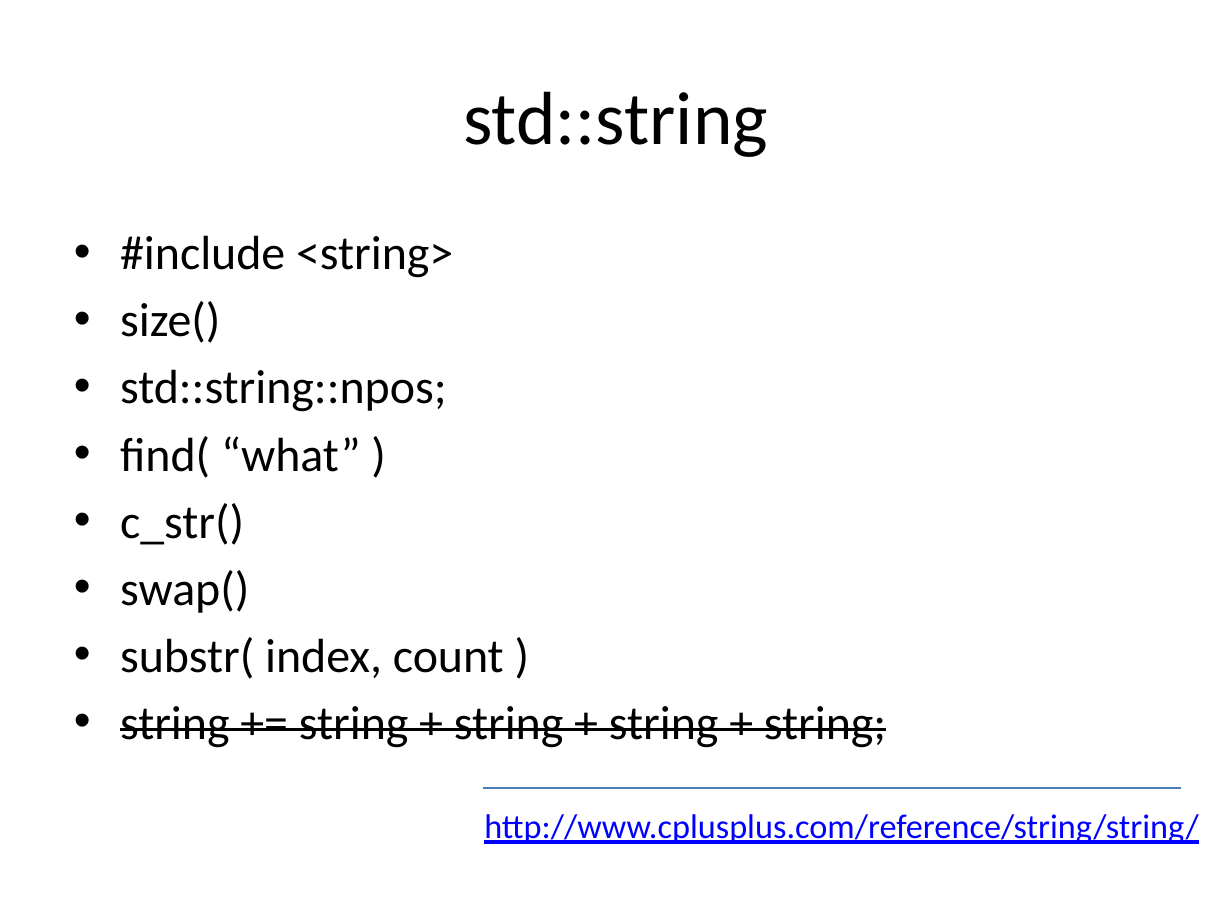
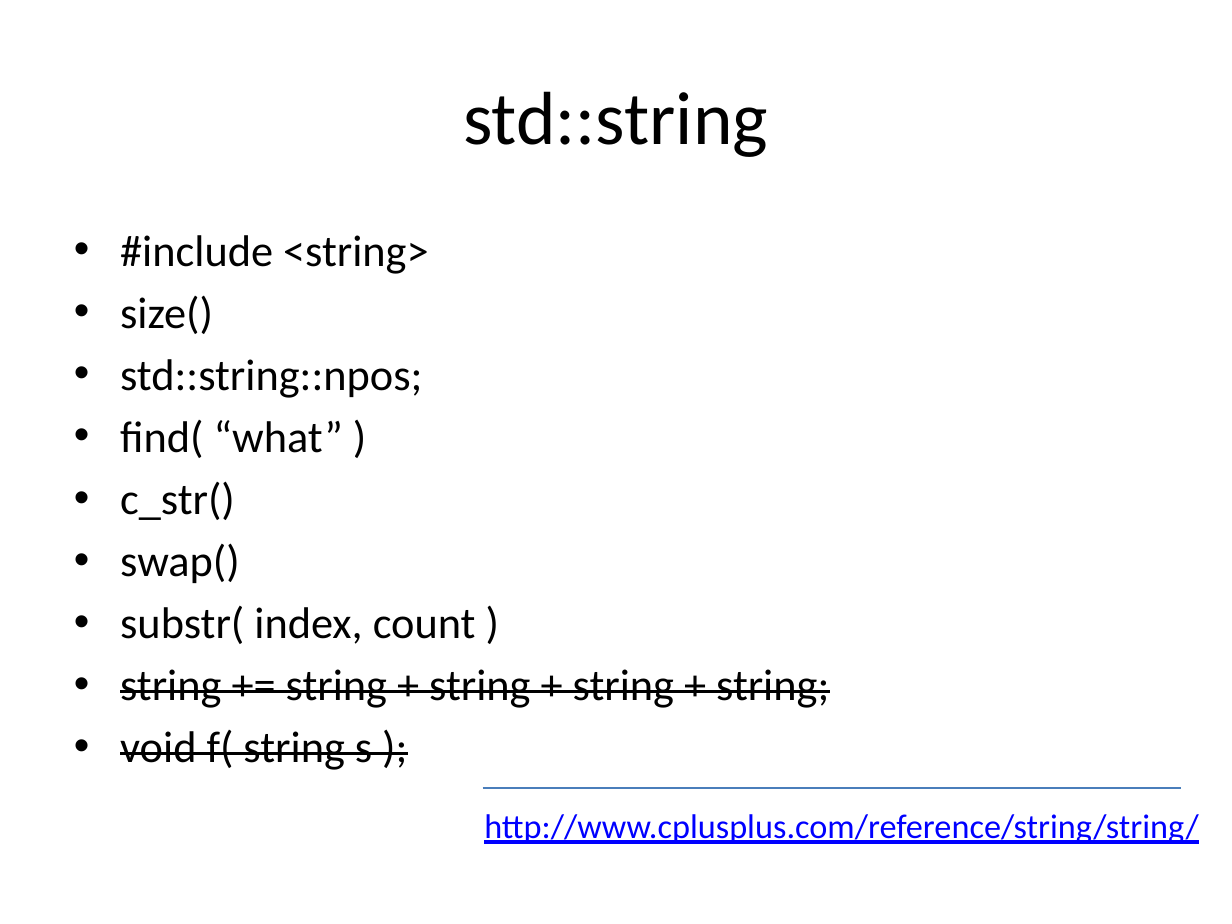
Before and after one commit to tscherkas/cpp_craft_1013, a slide deck: slide 9 of lections/cpp_craft_lec_1_part_2_v1_2.pptx. Drawn at 1232x924 pixels with LibreOffice and Linux fonts; fonts in the diff are those of the drawing. Boxes give left, top, right and bottom in pixels: in the first picture for what was removed or moved away, otherwise in the second. Text is boxed around its words. In the diff, an @@ line names an element or a change of style, - is before the commit and + after.

```diff
--- a/lections/cpp_craft_lec_1_part_2_v1_2.pptx
+++ b/lections/cpp_craft_lec_1_part_2_v1_2.pptx
@@ text at box(120, 235, 829, 708): size 28 to 25.9 pt in "#include <string>", "size()", "std::string::npos;", "find( “what” )" and 4 more places @@
@@ text at box(120, 730, 372, 770): paragraph added @@
+• void f( string s );
```
Also in this commit, not shown: 6 other slides changed, 6 other files.
